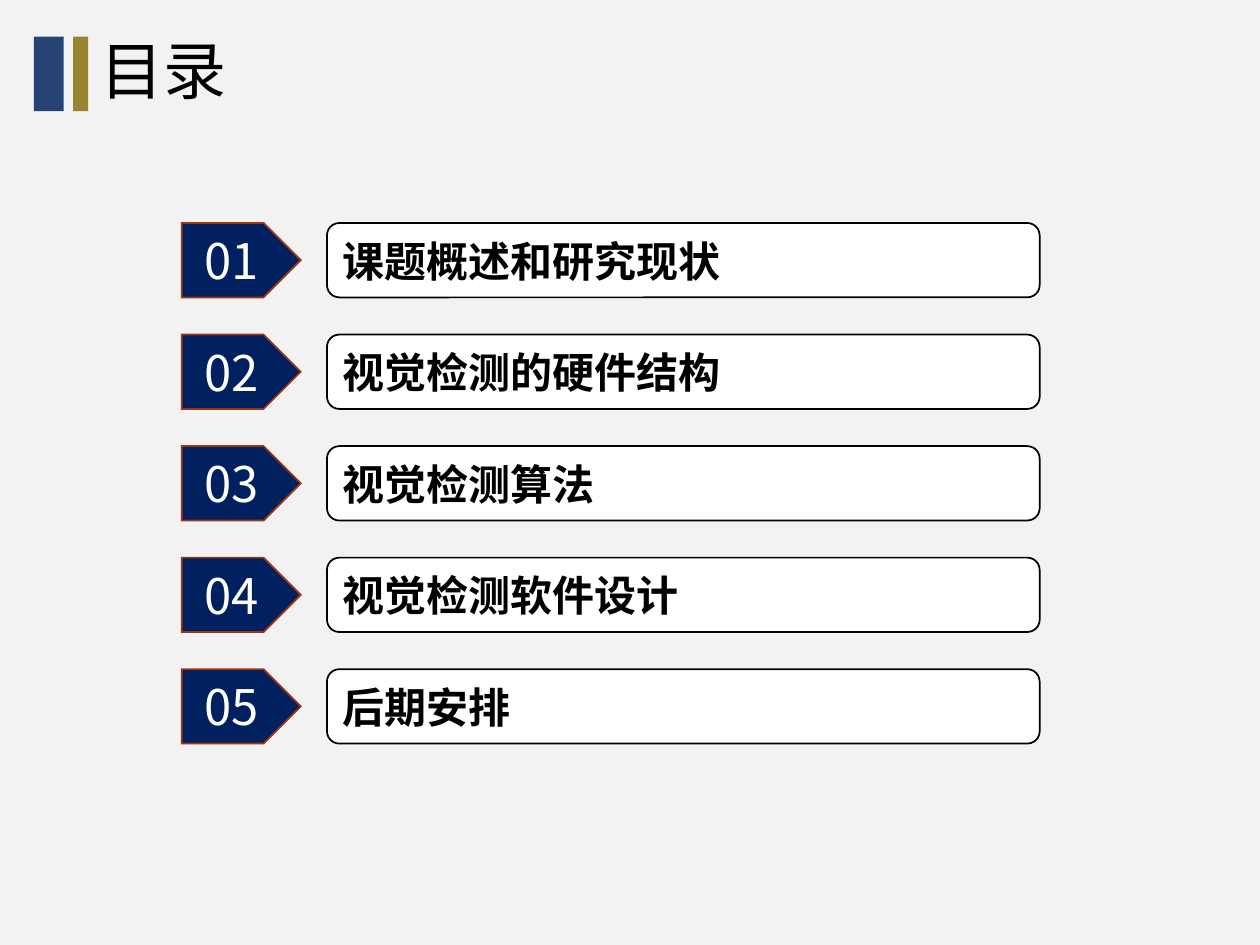
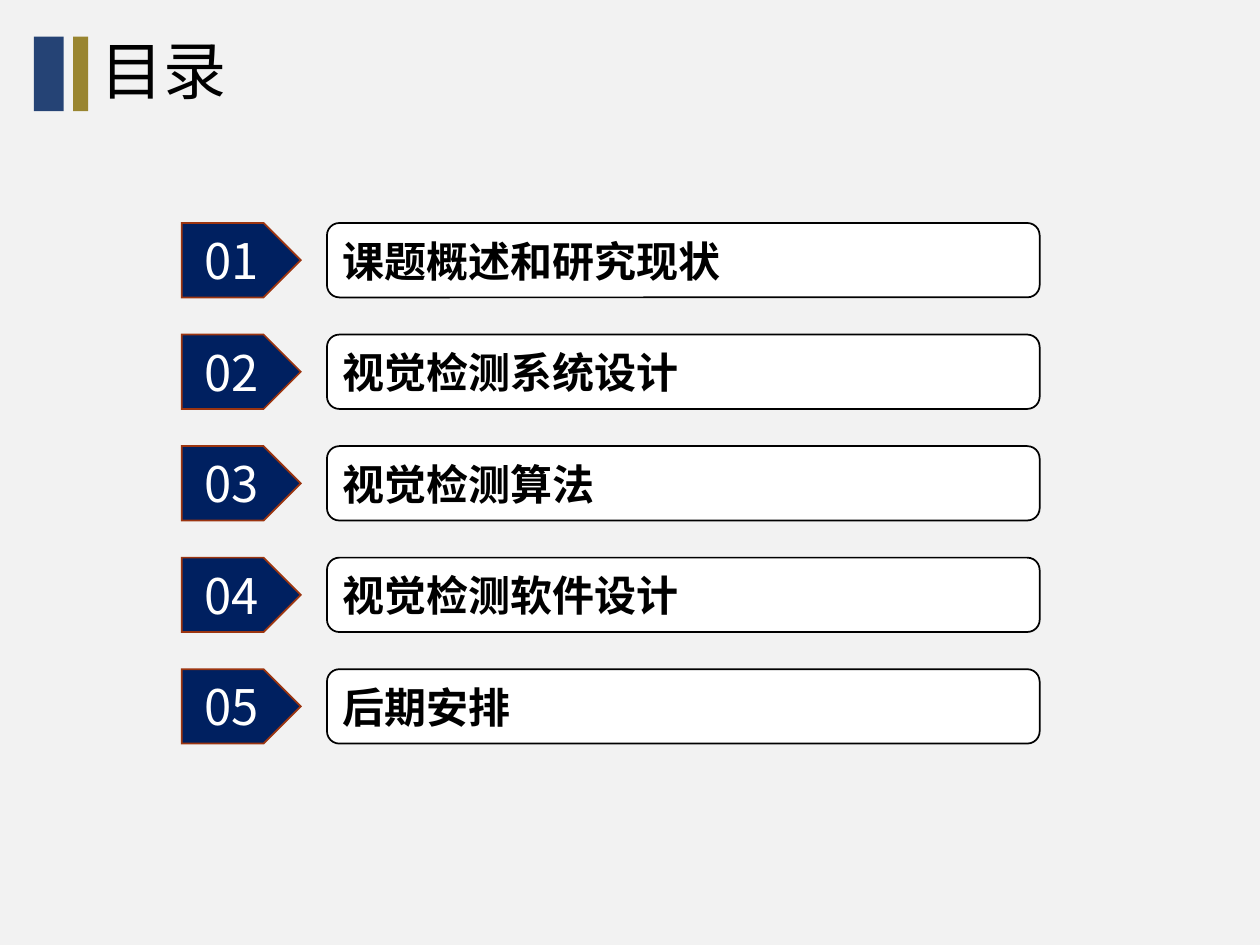
Before and after one commit to wang-jiankun/Graduate-File, a slide deck: slide 2 of 资料/课题汇报（2019.3.15）-王建坤.pptx. Drawn at 1260x945 pixels with LibreOffice and Linux fonts; fonts in the diff are those of the drawing; background and template pictures are left out. Boxes give left, top, right and bottom in pixels: in the first picture for what was removed or moved away, otherwise in the second. Text is boxed around its words. In the diff, an @@ line names an element or a change of style, - is before the commit and + after.

```diff
--- a/资料/课题汇报（2019.3.15）-王建坤.pptx
+++ b/资料/课题汇报（2019.3.15）-王建坤.pptx
@@ text in rounded rectangle at bbox=[343, 352, 679, 392]: text changed @@
-视觉检测的硬件结构
+视觉检测系统设计
```
Also in this commit, not shown: 5 other slides changed, 2 slides added, 9 other files.
